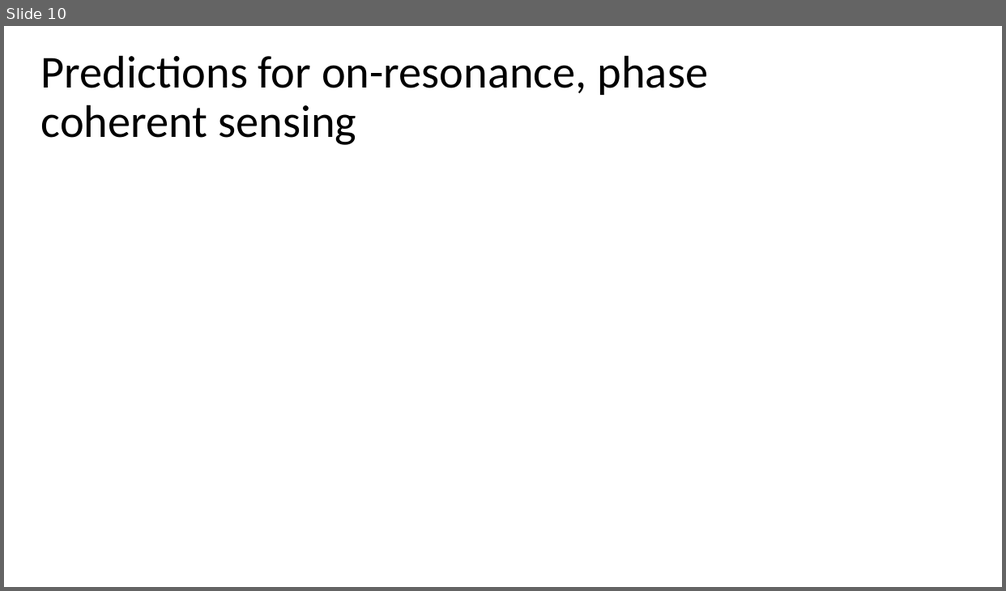
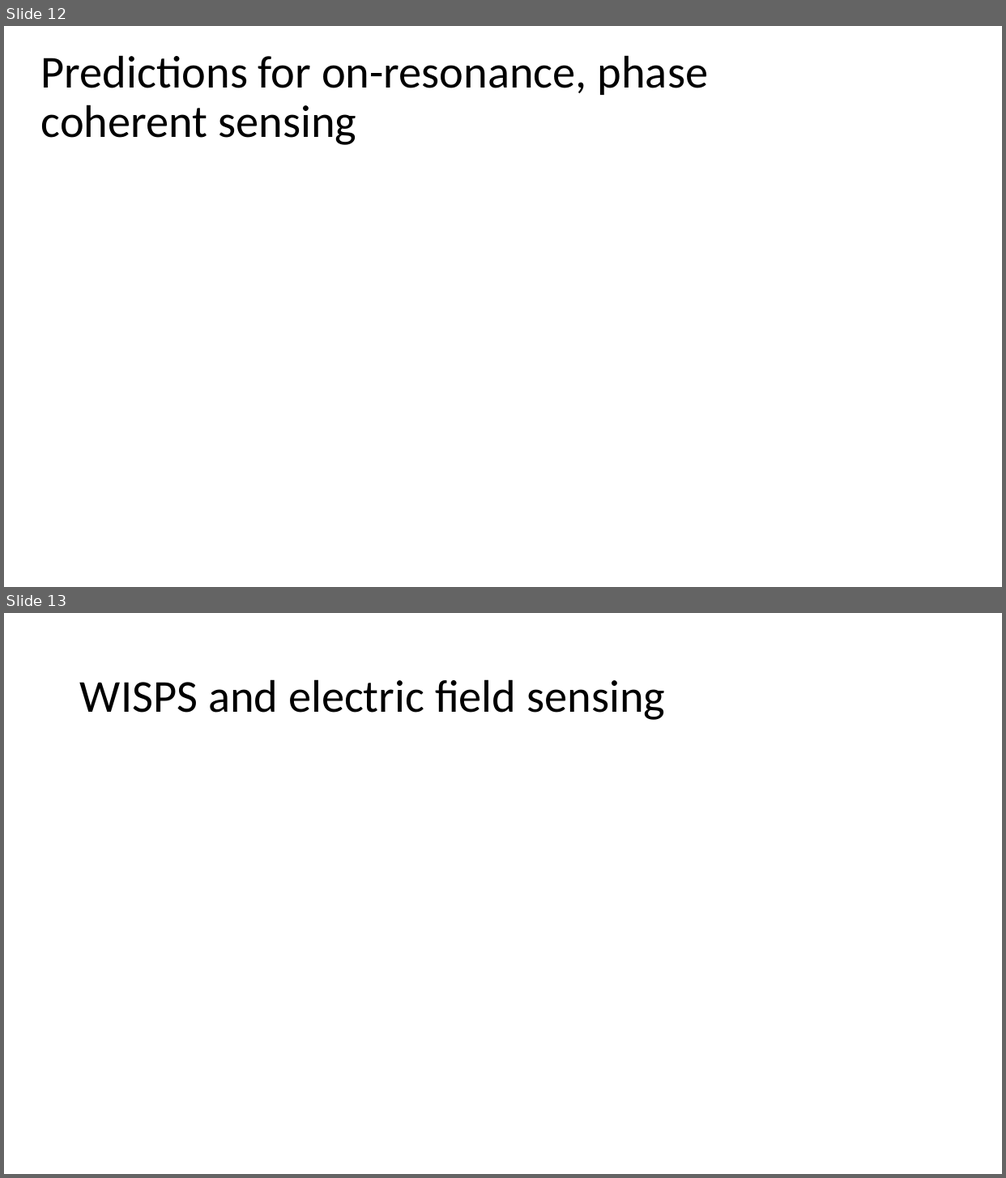
Before and after one commit to kgilmo/amplitude_sensing_paper, a slide deck: amplitude_sensing_penning.pptx. Shown one above the other, each under a label of ours: slide 10 before the commit, slides 12 and 13 after it. The pictures are 1006x591 and 1006x1178 pixels, drawn with LibreOffice and Linux fonts; fonts in the diff are those of the drawing; grey boxes stand for pictures. Boxes give left, top, right and bottom in pixels: in the first picture for what was removed or moved away, otherwise in the second. Text is boxed around its words. In the diff, an @@ line names an element or a change of style, - is before the commit and + after.

```diff
--- a/amplitude_sensing_penning.pptx
+++ b/amplitude_sensing_penning.pptx
@@ slide 13 added at bbox=[4, 613, 1002, 1174], background #FFFFFF @@
@@ title added at bbox=[80, 679, 665, 720], 44 pt, text #000000 @@
+WISPS and electric field sensing
@@ what was slide 10 is now slide 12 @@
```
Also in this commit, not shown: 6 slides changed, 2 other slides added, 8 other files.
